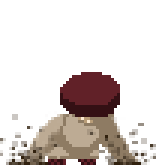
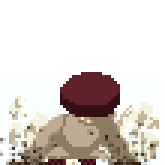
Layered file, before and after one edit (165 x 165). Changes by layer:
added layer "helping_lines" over [0, 78, 162, 165]
